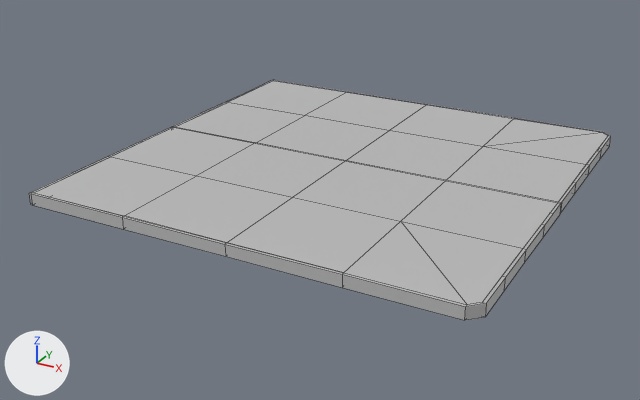
One commit to the FBX model Maya Project Files/Env/Exports/GratedPlatforms/FacilityStairwell_01_SM_Low.fbx: the scene before it, then after it.
Rendered twice from a camera (50 mm lens) standing at (2.49, -8.16, 4.97) and looking at (-3.6, 2.92, -0.57). Lighting does not change. The marker at lower left points along +X, +Y and +Z. Mesh edges are drawn as thin lines. Where no turn or scale is listed for an object, it has been applied to the vertices.

The older version as bpy lines, for what is in view:
```python
me_mesh = bpy.data.meshes.new('Mesh')
me_mesh.from_pydata(...)  # 27 vertices, 18 faces; spans x -6.66..-0.04, y 0.04..6.56, z 0.0
me_mesh.materials.append(mat_lambert1)  # grey #bcbcbc
me_mesh_001 = bpy.data.meshes.new('Mesh.001')
me_mesh_001.from_pydata(...)  # 120 vertices, 122 faces; spans x -6.7..0.0, y -3.3..3.3, z -0.17..0.0
me_mesh_001.materials.append(mat_lambert1)  # grey #bcbcbc
ob_floorside = bpy.data.objects.new('FloorSide', me_mesh_001)
ob_floorside.location = (0.0, 3.3, 0.0)
ob_gratedfloor = bpy.data.objects.new('GratedFloor', me_mesh)
ob_gratedfloor.location = (0.0, 0.0, 0.0)
```
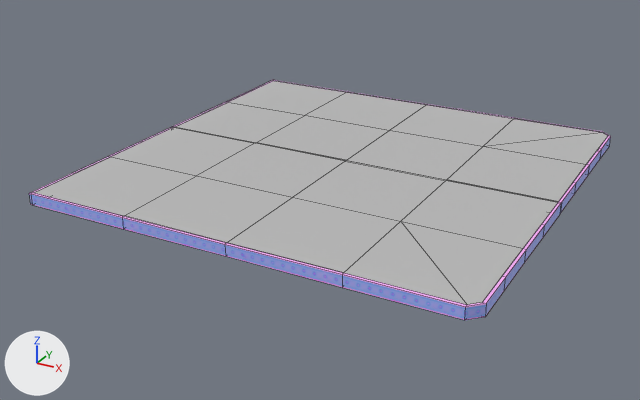
What differs and where, as boxes [x1, y1, x2, y2] in the pictures (640 x 400 px):
part 1 of me_mesh_001, recoloured (grey to blue)
    both: [29, 80, 611, 320]

The change in detail:
Picture 'OcclusionRoughnessMetallic.png' (img_occlusionroughnessmetallic_png) is new.
Material 'Metal_TS' (mat_metal_ts) is new.
Its texture is img_occlusionroughnessmetallic_png.
me_mesh_001 is used by ob_floorside; location (0.0, 3.3, 0.0).
me_mesh_001 had 120 vertices, 122 faces and spanned x -6.7..0.0, y -3.3..3.3, z -0.17..0.0.
me_mesh_001 now has 132 vertices, 134 faces and spans x -6.7..0.0, y -3.3..3.3, z -0.17..0.0.
me_mesh_001 part 1: 118 faces spanning x -6.7..0.0, y -3.3..3.3, z -0.17..0.0 switch from mat_lambert1 (grey #bcbcbc) to mat_metal_ts (picture img_occlusionroughnessmetallic_png).
